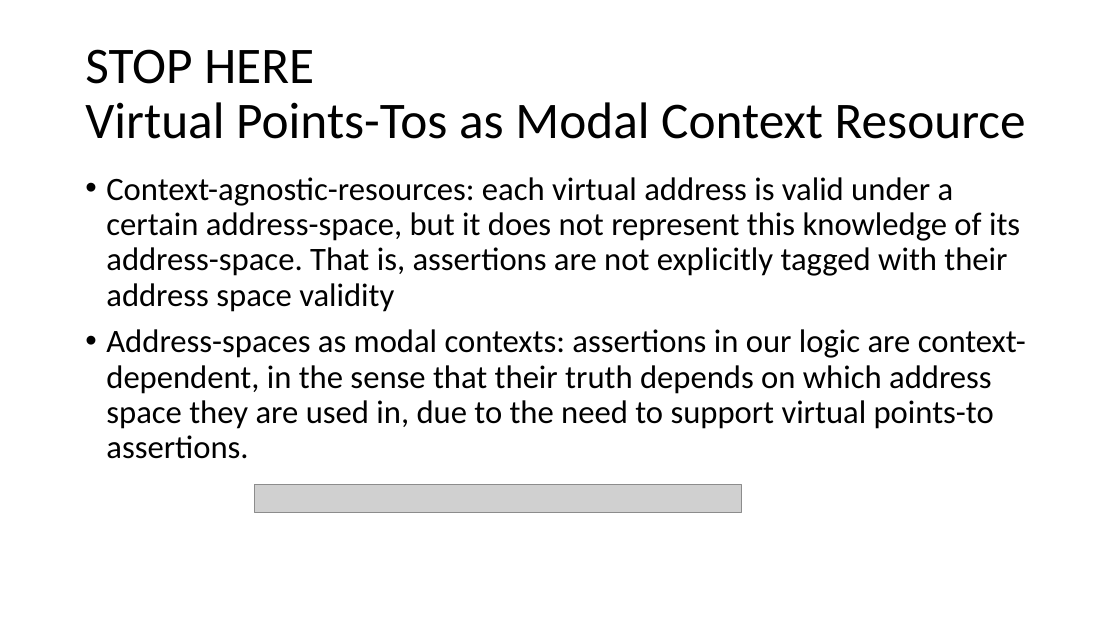
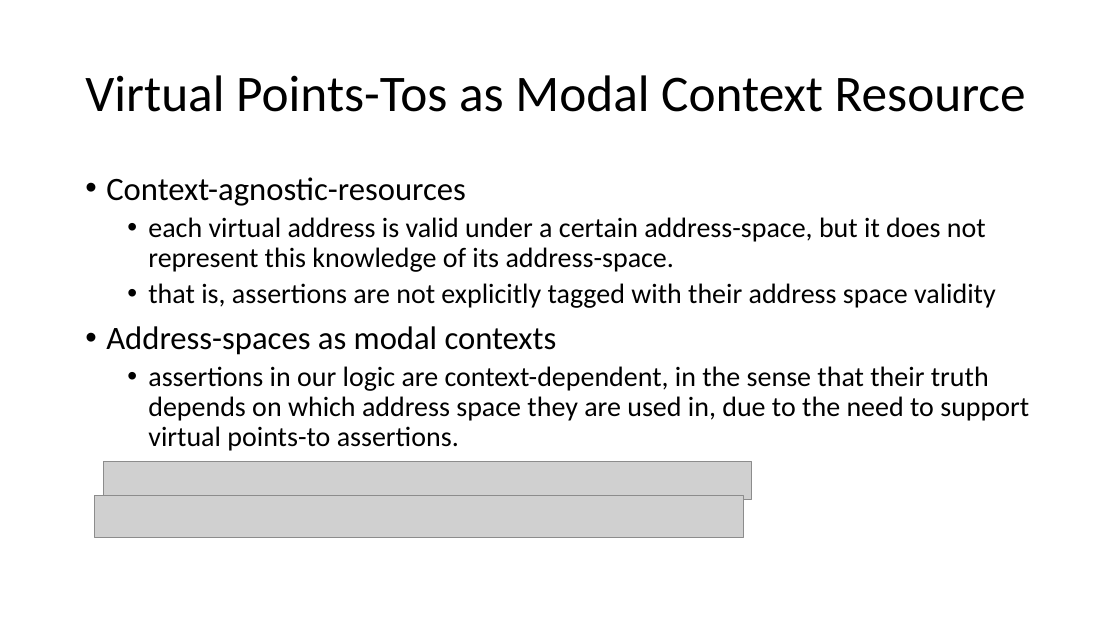
Before and after one commit to Contingent-Systems/vkern_paper, a slide deck: slide 10 of loca_virt_draft.pptx. Drawn at 1120x630 pixels with LibreOffice and Linux fonts; fonts in the diff are those of the drawing; grey boxes stand for pictures. Boxes give left, top, right and bottom in pixels: in the first picture for what was removed or moved away, otherwise in the second. Text is boxed around its words. In the diff, an @@ line names an element or a change of style, - is before the commit and + after.

```diff
--- a/loca_virt_draft.pptx
+++ b/loca_virt_draft.pptx
@@ title at (85,75,1026,112): text changed @@
-STOP HERE
-Virtual Points-Tos as Modal Context Resource
+Virtual Points-Tos as Modal Context Resource
@@ text at (106,177,1029,451): text changed; size 28 to 24 pt @@
-• Context-agnostic-resources: each virtual address is valid under a certain address-space, but it does not represent this knowledge of its address-space. That is, assertions are not explicitly tagged with their address space validity
-• Address-spaces as modal contexts: assertions in our logic are context-dependent, in the sense that their truth depends on which address space they are used in, due to the need to support virtual points-to assertions.
+• Context-agnostic-resources
+  • each virtual address is valid under a certain address-space, but it does not represent this knowledge of its address-space.
+  • that is, assertions are not explicitly tagged with their address space validity
+• Address-spaces as modal contexts
+  • assertions in our logic are context-dependent, in the sense that their truth depends on which address space they are used in, due to the need to support virtual points-to assertions.
@@ picture: place and size @@
-picture at (255,484,741,512)
+picture at (103,462,752,499)
@@ picture added at (95,496,744,537) @@
```
Also in this commit, not shown: 2 other slides changed, 1 slide added, 3 slides removed.
